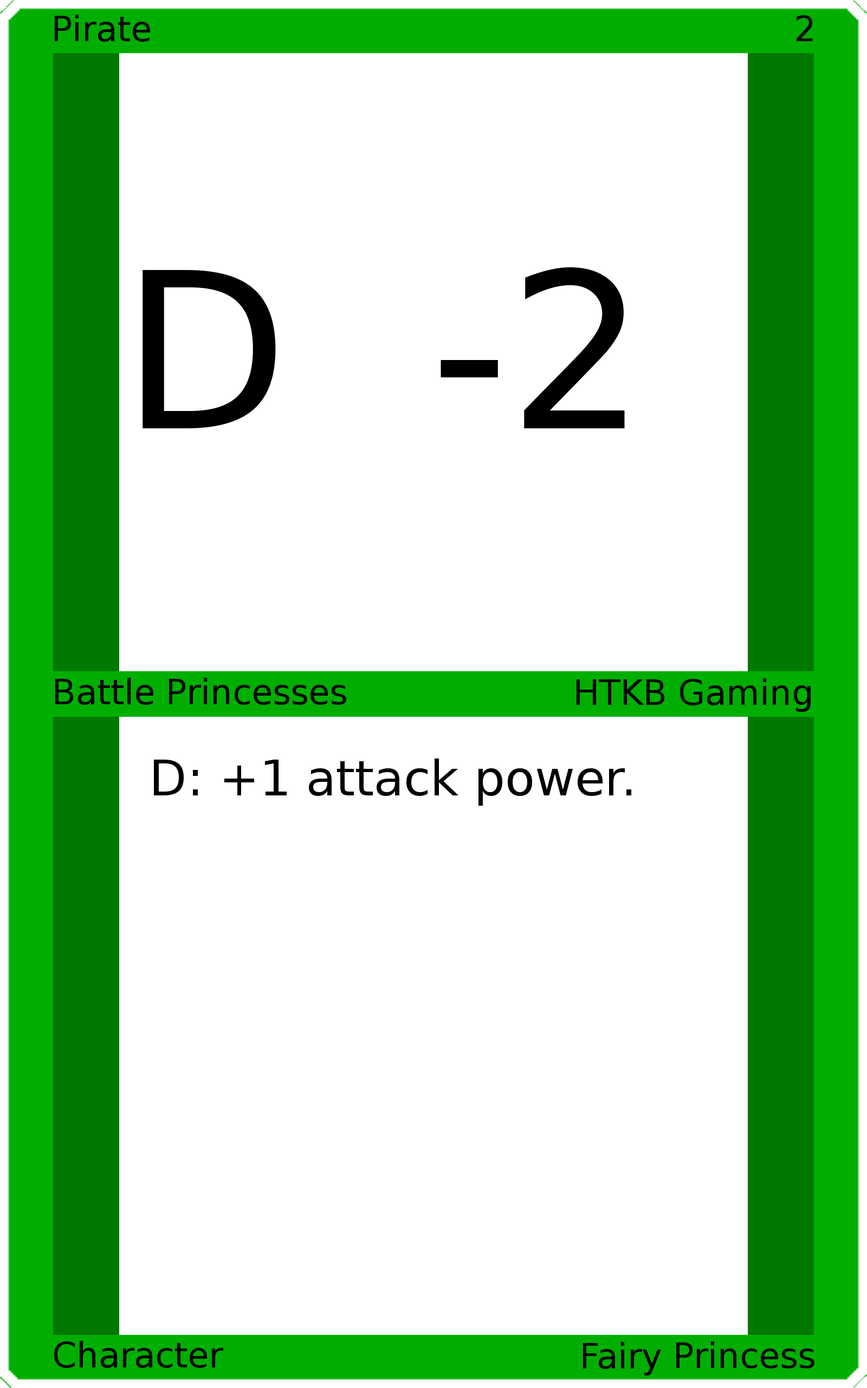
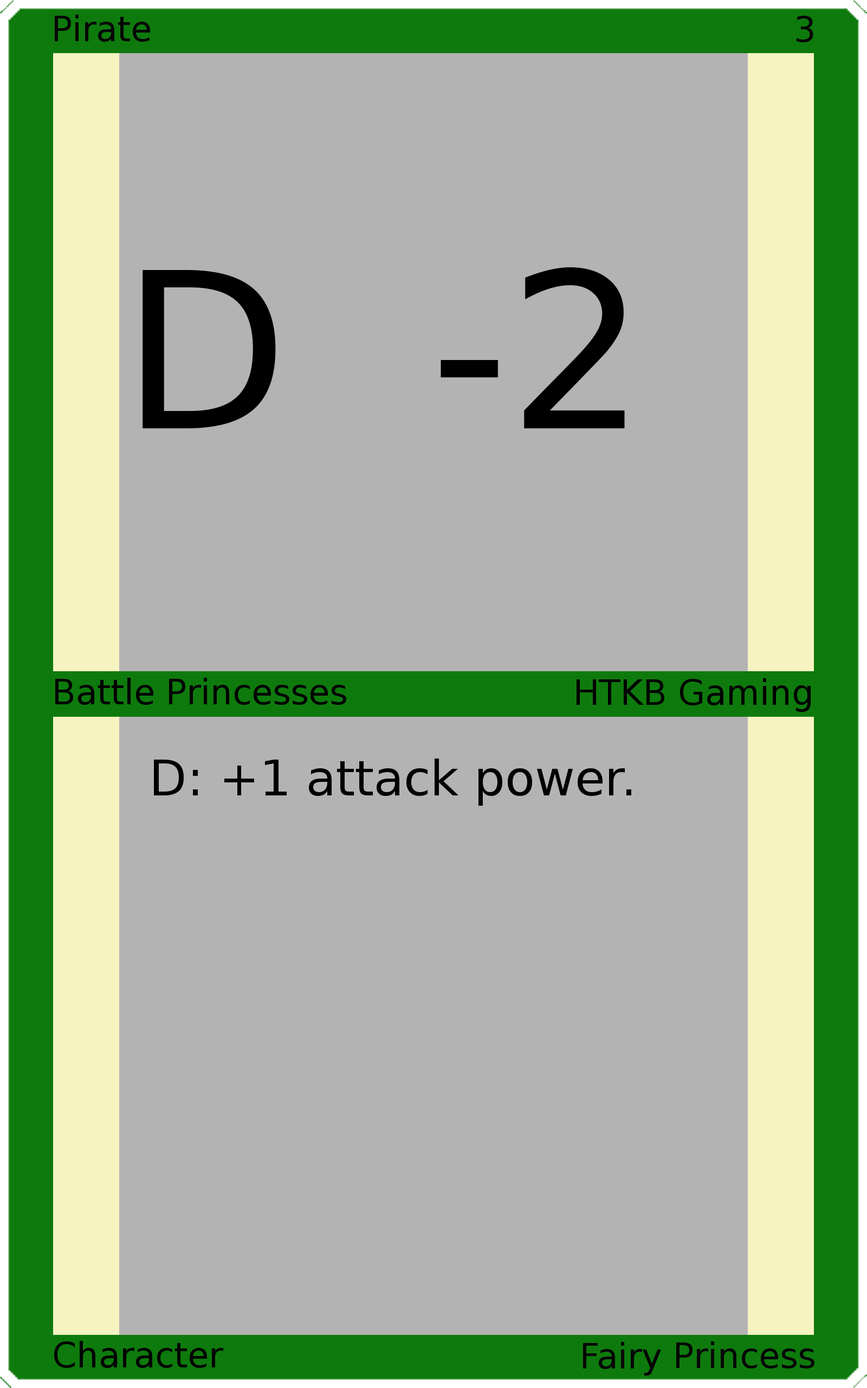
Two versions of the same layered image (867x1388). Layer-by-layer changes:
painted on "Upper Right" over 796, 15, 814, 43
painted on "Border" over 0, 0, 867, 1388
painted on "Top Background" over 119, 52, 748, 673
painted on "Bottom Background" over 119, 715, 748, 1336
painted on "Background" over 35, 35, 832, 1352
